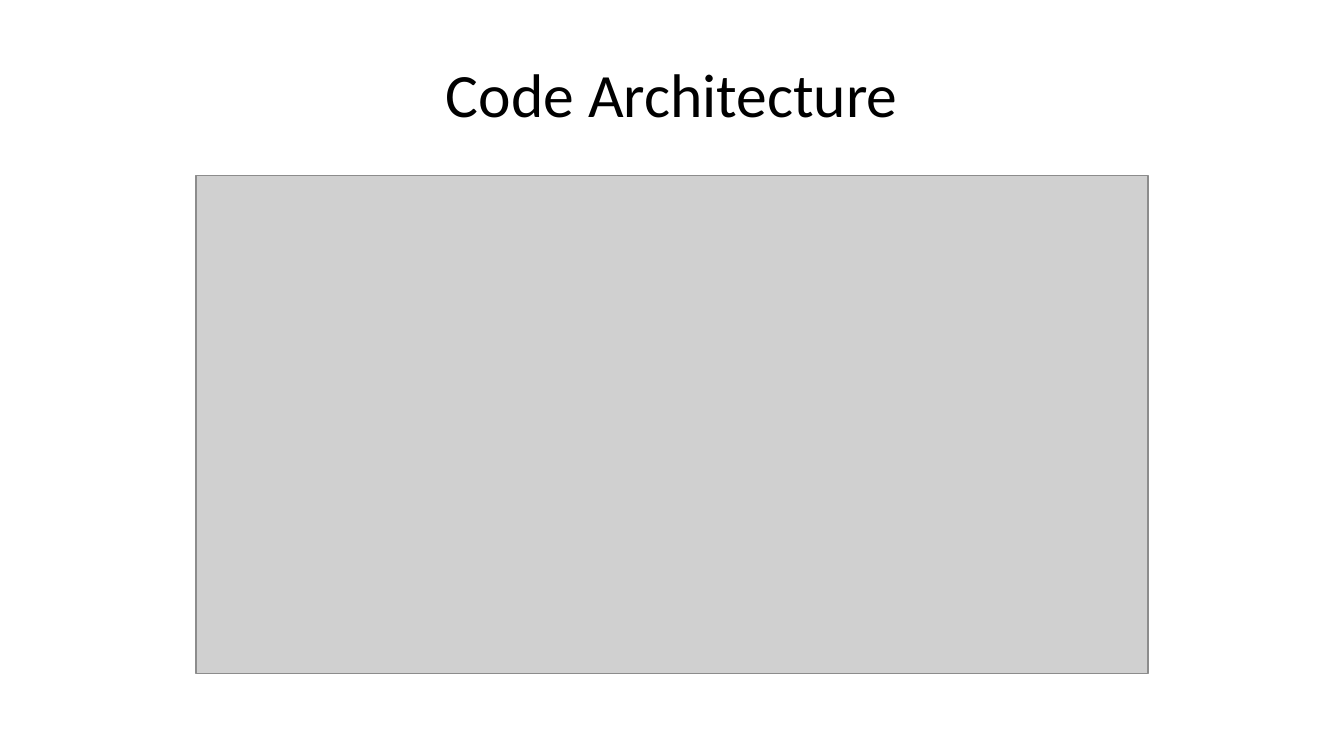
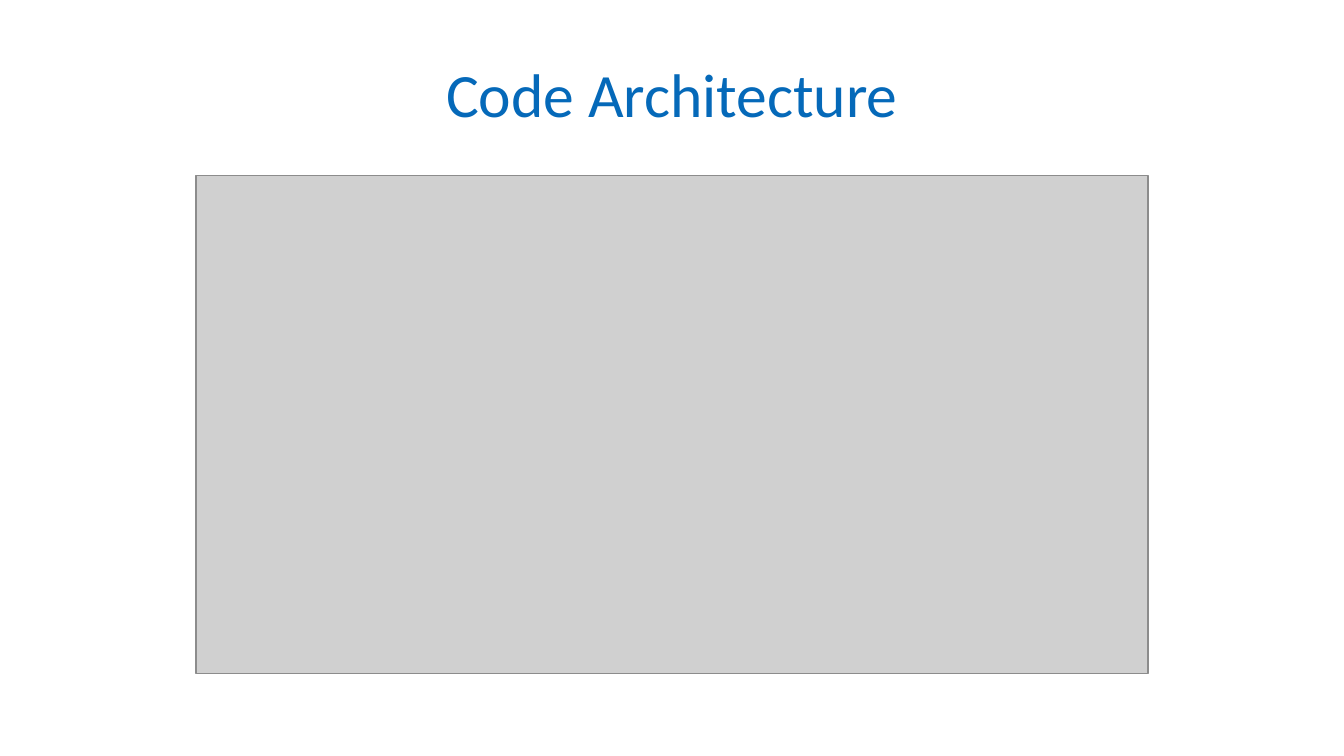
Before and after one commit to Patrick941/MAIProject, a slide deck: slide 8 of Presentation/presentation.odp (slide 7 before the commit). Drawn at 1344x756 pixels with LibreOffice and Linux fonts; fonts in the diff are those of the drawing; grey boxes stand for pictures; background and template pictures are left out. Boxes give left, top, right and bottom in pixels: in the first picture for what was removed or moved away, otherwise in the second. Text is boxed around its words. In the diff, an @@ line names an element or a change of style, - is before the commit and + after.

```diff
--- a/Presentation/presentation.odp
+++ b/Presentation/presentation.odp
@@ title "Code Architecture" at (x1=446, y1=74, x2=897, y2=118): text colour #000000 to #0569B9 @@
```
Also in this commit, not shown: 12 other slides changed.
